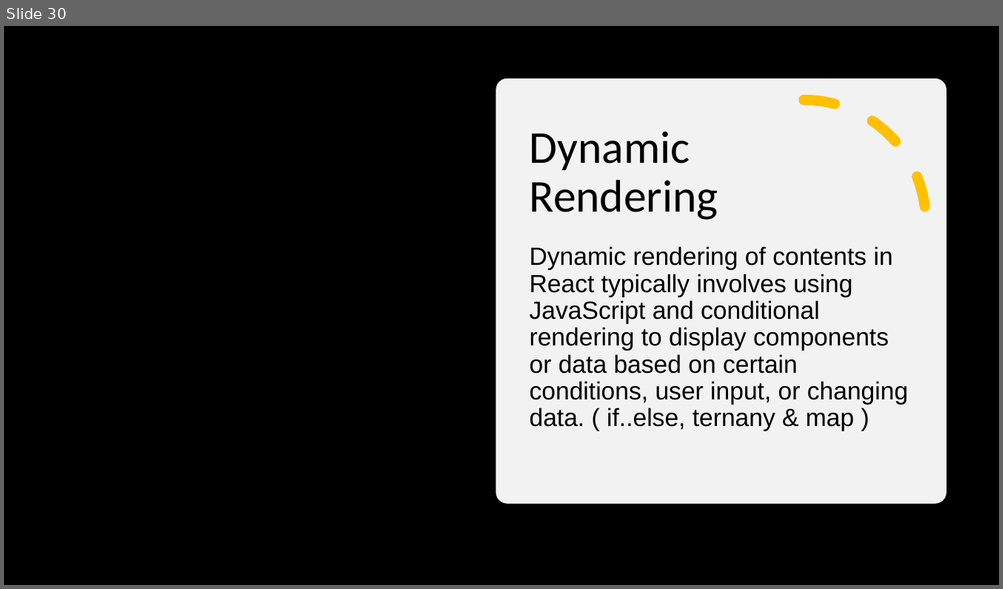
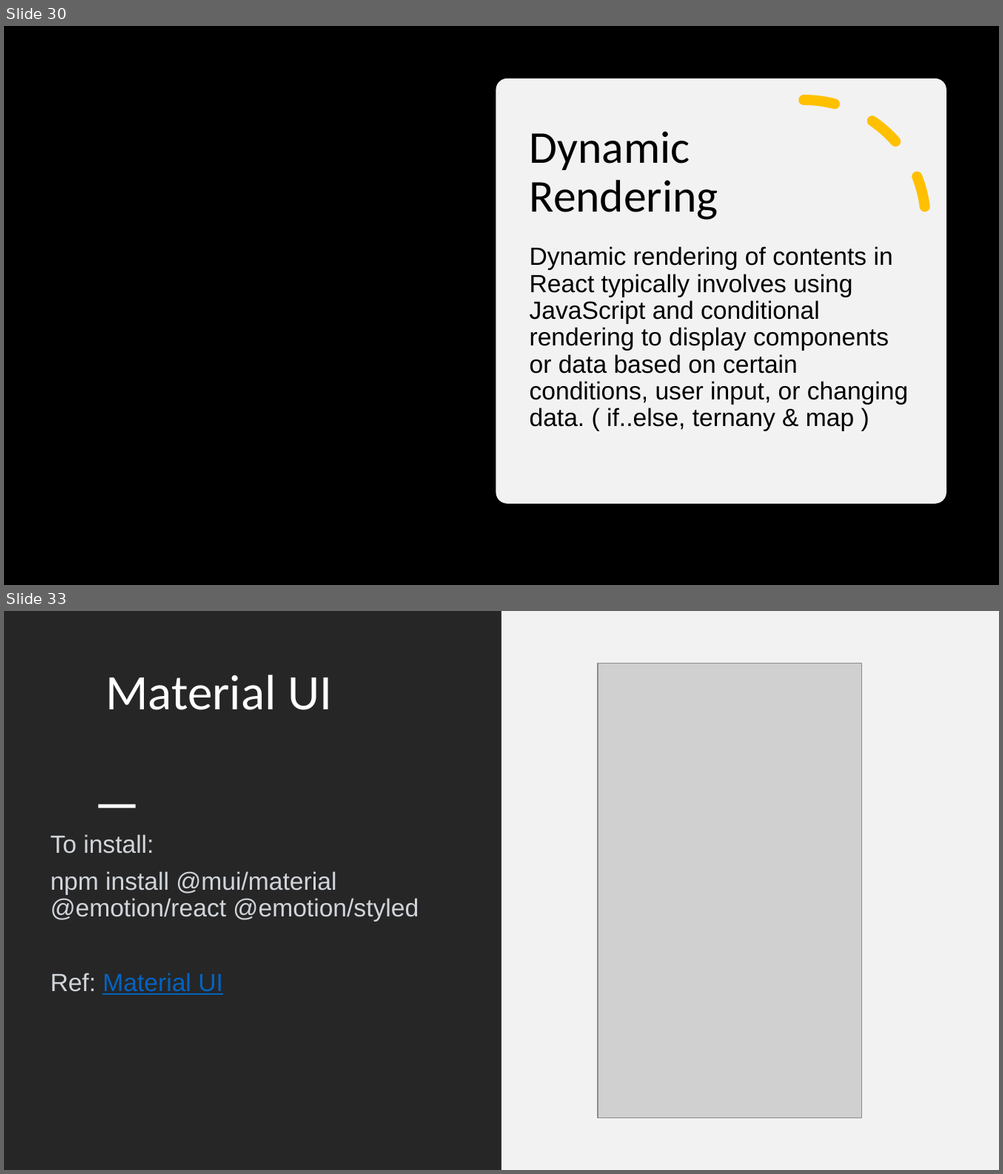
Before and after one commit to SivaPrasannaS/skg, a slide deck: react/study_materials/React.pptx. Shown one above the other, each under a label of ours: slide 30 before the commit, slides 30 and 33 after it; the slides between them are not shown. The pictures are 1003x589 and 1003x1174 pixels, drawn with LibreOffice and Linux fonts; fonts in the diff are those of the drawing; grey boxes stand for pictures; background and template pictures are left out. Boxes give left, top, right and bottom in pixels: in the first picture for what was removed or moved away, otherwise in the second. Text is boxed around its words. In the diff, an @@ line names an element or a change of style, - is before the commit and + after.

Commit message:
Updated content in react ppt

```diff
--- a/react/study_materials/React.pptx
+++ b/react/study_materials/React.pptx
@@ slide 33 added at (x1=4, y1=611, x2=999, y2=1170), background #FFFFFF @@
@@ rectangle added at (x1=4, y1=611, x2=502, y2=1170), fill #262626 @@
@@ rectangle added at (x1=502, y1=611, x2=999, y2=1170), fill #F2F2F2 @@
@@ title added at (x1=105, y1=675, x2=332, y2=710), 48 pt, text #FFFFFF @@
+Material UI
@@ picture added at (x1=598, y1=664, x2=862, y2=1119) @@
@@ rectangle added at (x1=98, y1=804, x2=135, y2=808), fill #FFFFFF @@
@@ text added at (x1=51, y1=834, x2=418, y2=995), 24 pt, text #D1D5DB @@
+To install:
+npm install @mui/material @emotion/react @emotion/styled
+Ref: Material UI
```
Also in this commit, not shown: 1 slide changed, 2 other slides added, 1 other file.
